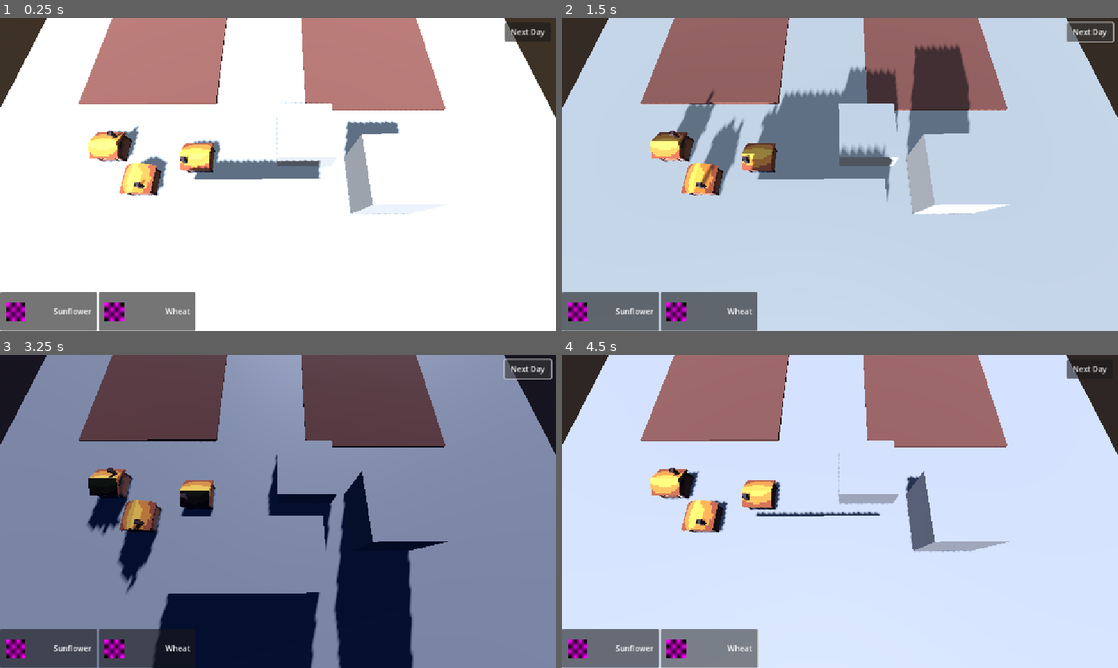
Above: before the commit, frames 1-4 (two rows, left to right).
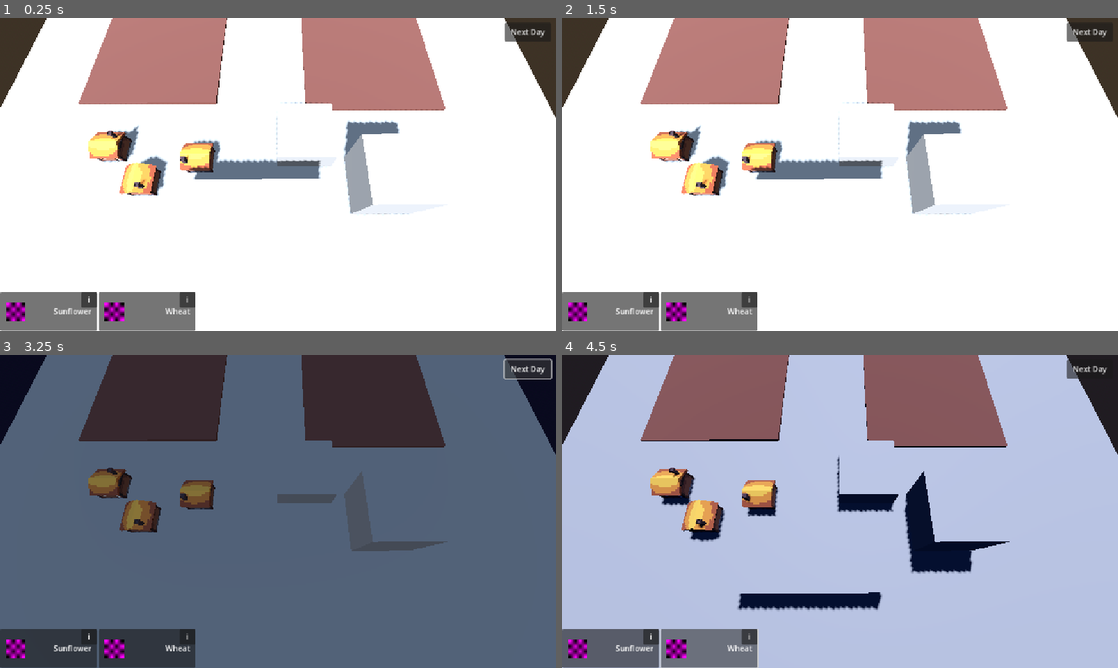
Above: after the commit, the same moments.

Repository: ToBinio/secrets-of-soil
Game: Godot game, scene res://scenes/main.tscn
Same seed, same stepped clock (60 frames per second), same inputs: the game is played once before the commit and once after it.
Inputs (mouse positions are in pixels of both pictures, inside the frame that each line leads up to):
- Up to frame 1 (0.25 s): no input
- Up to frame 2 (1.5 s): click (650, 299) at 0.5 s, where only the run after the commit has a clickable "i"; click "Next Day" (after the commit: "X") at 1.25 s
- Up to frame 3 (3.25 s): click "Next Day" at 2 s; click "Next Day" at 2.75 s
- Up to frame 4 (4.5 s): click "Sunflower" at 3.5 s; click "Wheat" at 4.25 s

The runs differ from the first frame. In frame 1, 0.3% of the frame differs, in the area x 14-36%, y 87-93%; in frame 2, 89%; in frame 3, 93%, in the area x 0-100%, y 0-100%; in frame 4, 80%.

Commit message:
add info button to plantList

Diff:
--- a/scenes/plant/click_clear_component.tscn
+++ b/scenes/plant/click_clear_component.tscn
@@ -4,7 +4,7 @@
 
 [sub_resource type="CylinderShape3D" id="CylinderShape3D_rwuwh"]
 height = 0.1
-radius = 1.5
+radius = 1.0
 
 [node name="ClickClearComponent" type="Area3D"]
 script = ExtResource("1_rwuwh")
--- a/scenes/ui/plant_selection.tscn
+++ b/scenes/ui/plant_selection.tscn
@@ -8,7 +8,17 @@
 custom_minimum_size = Vector2(200, 80)
 script = ExtResource("1_i7dau")
 
-[node name="TextureRect" type="TextureRect" parent="."]
+[node name="InfoButton" type="Button" parent="."]
+layout_mode = 1
+anchors_preset = 1
+anchor_left = 1.0
+anchor_right = 1.0
+offset_left = -32.0
+offset_bottom = 31.0
+grow_horizontal = 0
+text = "i"
+
+[node name="Icon" type="TextureRect" parent="."]
 layout_mode = 1
 anchors_preset = 4
 anchor_top = 0.5
@@ -20,7 +30,7 @@
 grow_vertical = 2
 texture = SubResource("PlaceholderTexture2D_q1j3t")
 
-[node name="Label" type="Label" parent="."]
+[node name="Name" type="Label" parent="."]
 layout_mode = 1
 anchors_preset = 6
 anchor_left = 1.0
@@ -37,3 +47,4 @@
 horizontal_alignment = 2
 
 [connection signal="pressed" from="." to="." method="_on_pressed"]
+[connection signal="pressed" from="InfoButton" to="." method="_on_info_button_pressed"]
--- a/scripts/ui/plant_selection.gd
+++ b/scripts/ui/plant_selection.gd
@@ -2,10 +2,14 @@
 
 var plant: PlantResource
 
-@onready var label: Label = $Label
+@onready var name_label: Label = $Name
 
 func _ready() -> void:
-	label.text = plant.name
+	name_label.text = plant.name
 
 func _on_pressed() -> void:
 	Global.selected_plant = plant
+
+
+func _on_info_button_pressed() -> void:
+	Global.show_plant(plant)
